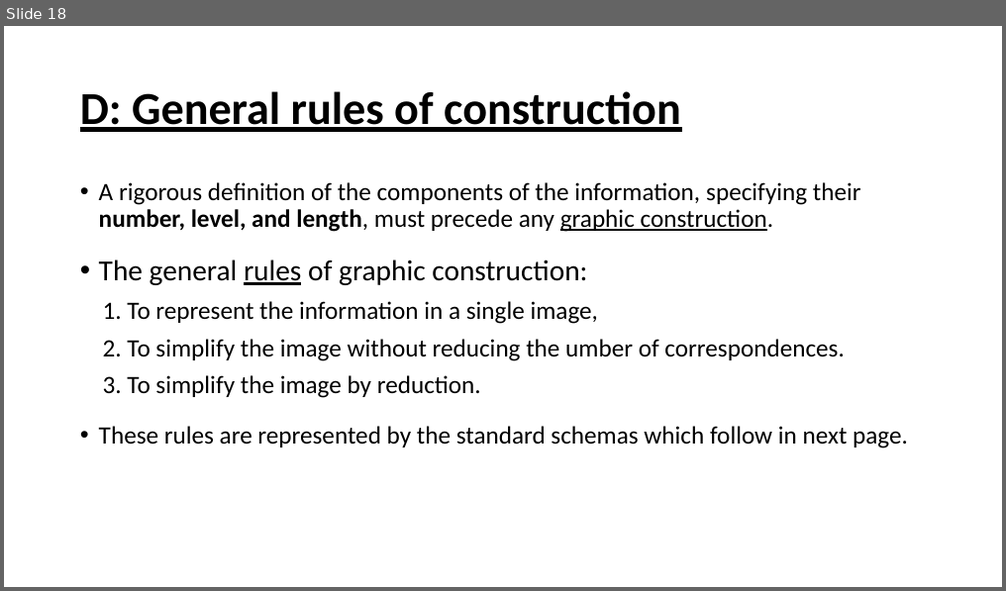
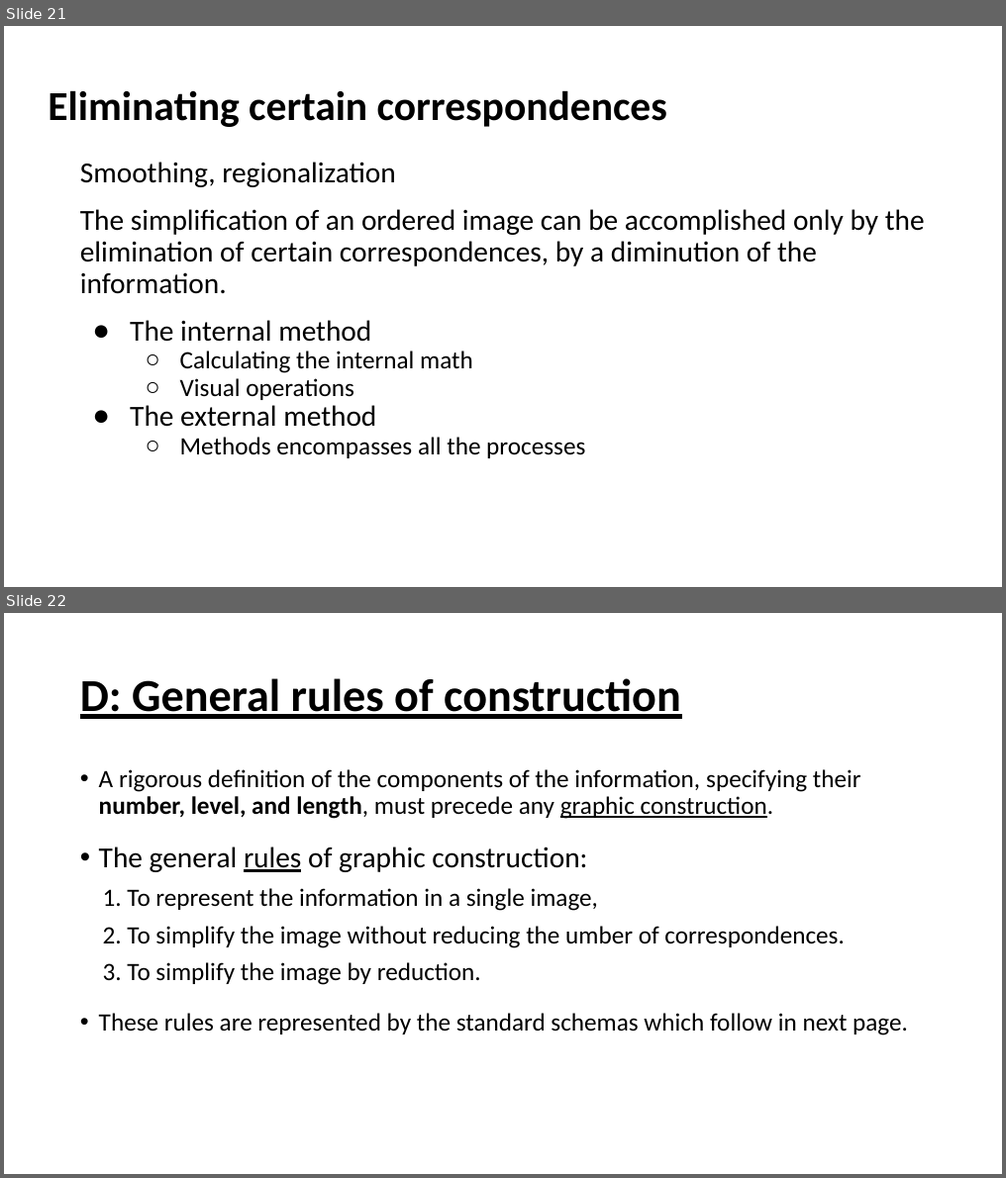
Before and after one commit to Jiaxin-yyjx/Visualization-D3.js-Lab, a slide deck: midterm/SoMSummery.pptx. Shown one above the other, each under a label of ours: slide 18 before the commit, slides 21 and 22 after it. The pictures are 1006x591 and 1006x1178 pixels, drawn with LibreOffice and Linux fonts; fonts in the diff are those of the drawing. Boxes give left, top, right and bottom in pixels: in the first picture for what was removed or moved away, otherwise in the second. Text is boxed around its words. In the diff, an @@ line names an element or a change of style, - is before the commit and + after.

```diff
--- a/midterm/SoMSummery.pptx
+++ b/midterm/SoMSummery.pptx
@@ slide 21 added at bbox=[4, 26, 1002, 587], background #FFFFFF @@
@@ title added at bbox=[48, 90, 667, 127], 39.6 pt, text #000000, bold @@
+Eliminating certain correspondences
@@ text added at bbox=[80, 162, 925, 459], 28 pt, text #000000 @@
+Smoothing, regionalization
+The simplification of an ordered image can be accomplished only by the elimination of certain correspondences, by a diminution of the information.
+● The internal method
+  ○ Calculating the internal math
+  ○ Visual operations
+● The external method
+  ○ Methods encompasses all the processes
@@ what was slide 18 is now slide 22 @@
```
Also in this commit, not shown: 1 slide changed, 10 other slides added, 7 slides removed, 1 other file.
